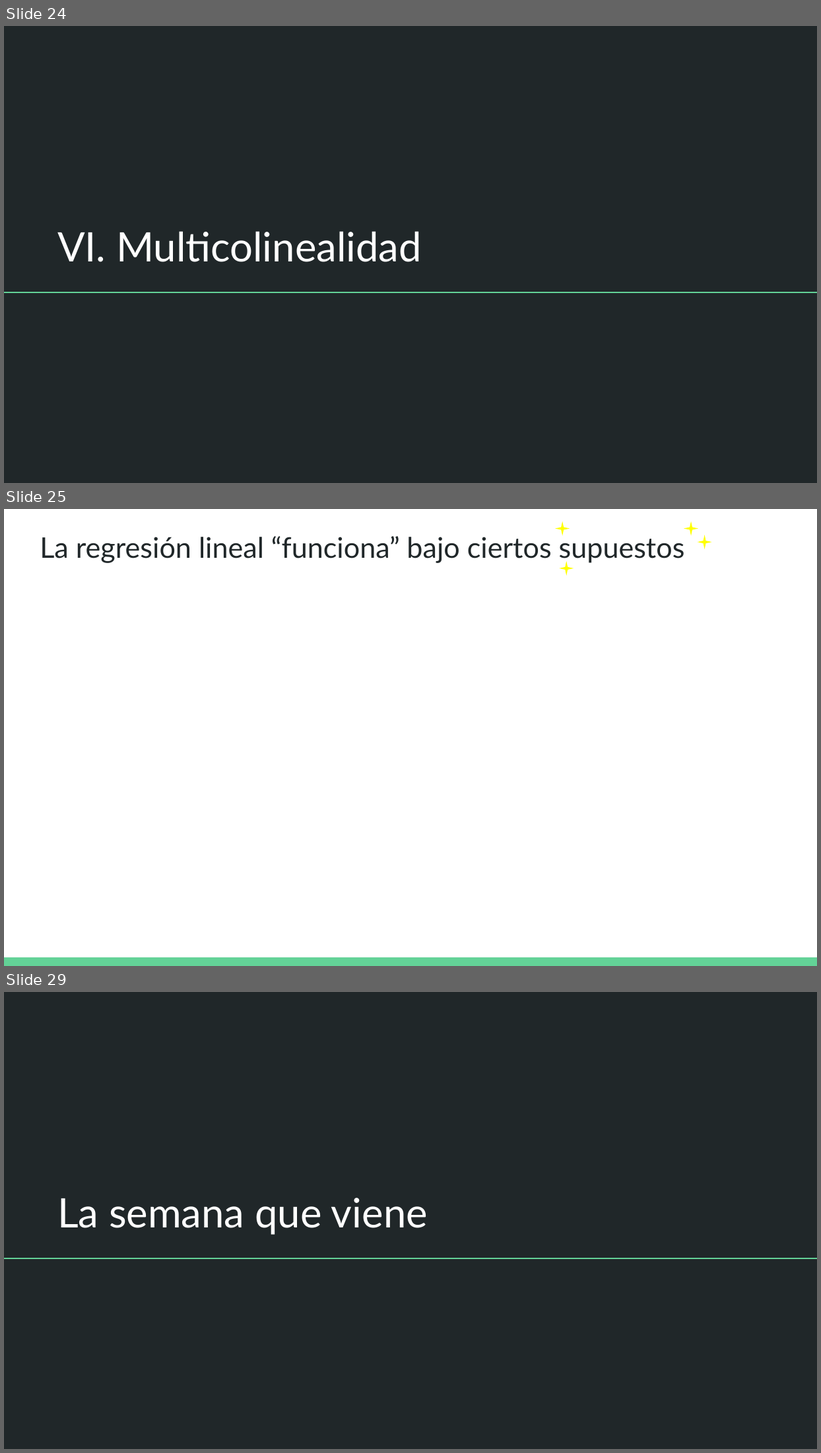
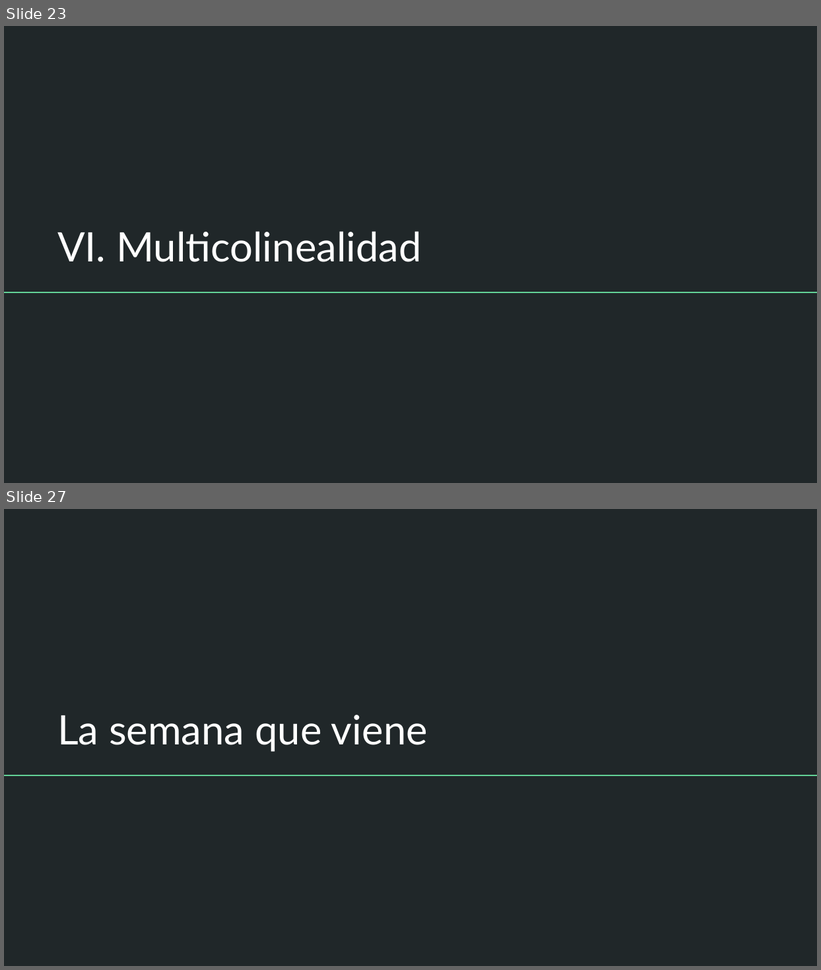
Before and after one commit to DCSCyHD/2023_modulo_3, a slide deck: clase3/teorica_3.pptx. Shown one above the other, each under a label of ours: slides 24, 25 and 29 before the commit, slides 23 and 27 after it; the slides between them are not shown. The pictures are 821x1453 and 821x970 pixels, drawn with LibreOffice and Linux fonts; fonts in the diff are those of the drawing; grey boxes stand for pictures. Boxes give left, top, right and bottom in pixels: in the first picture for what was removed or moved away, otherwise in the second. Text is boxed around its words. In the diff, an @@ line names an element or a change of style, - is before the commit and + after.

```diff
--- a/clase3/teorica_3.pptx
+++ b/clase3/teorica_3.pptx
@@ slide 25 removed at (4, 509, 817, 966), background #FFFFFF @@
@@ star removed at (555, 521, 570, 536) @@
@@ star removed at (684, 521, 698, 536) @@
@@ title removed at (40, 533, 685, 563) @@
-La regresión lineal “funciona” bajo ciertos supuestos
@@ star removed at (698, 535, 712, 550) @@
@@ star removed at (559, 561, 574, 576) @@
@@ rectangle removed at (4, 958, 817, 966) @@
@@ what was slide 24 is now slide 23 @@
@@ what was slide 29 is now slide 27 @@
```
Also in this commit, not shown: 5 slides changed, 5 slides added, 6 other slides removed, 1 other file.
